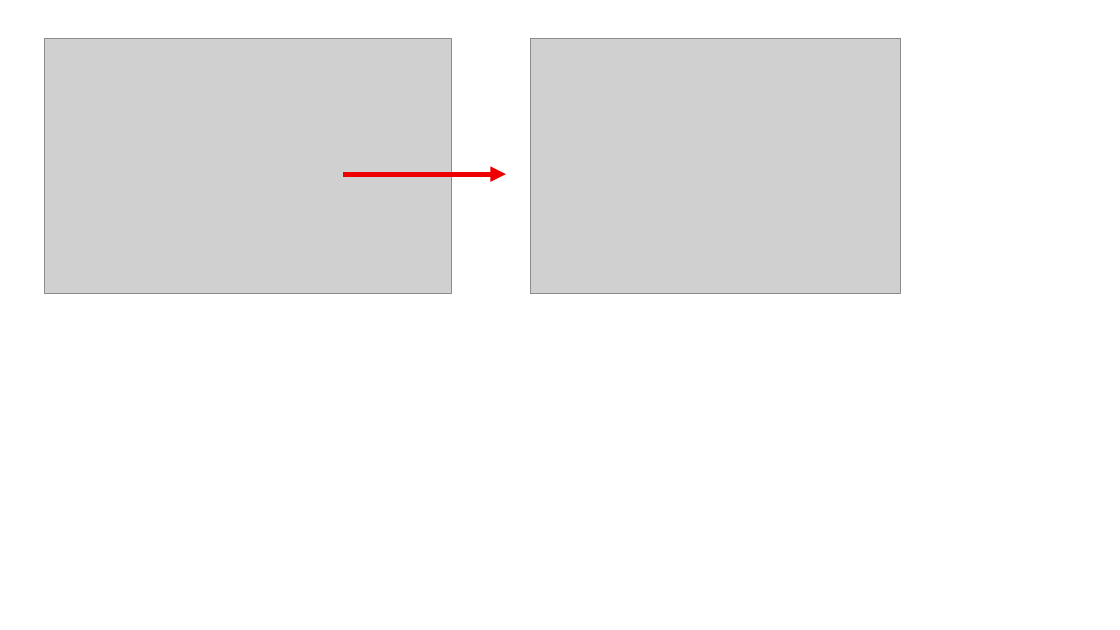
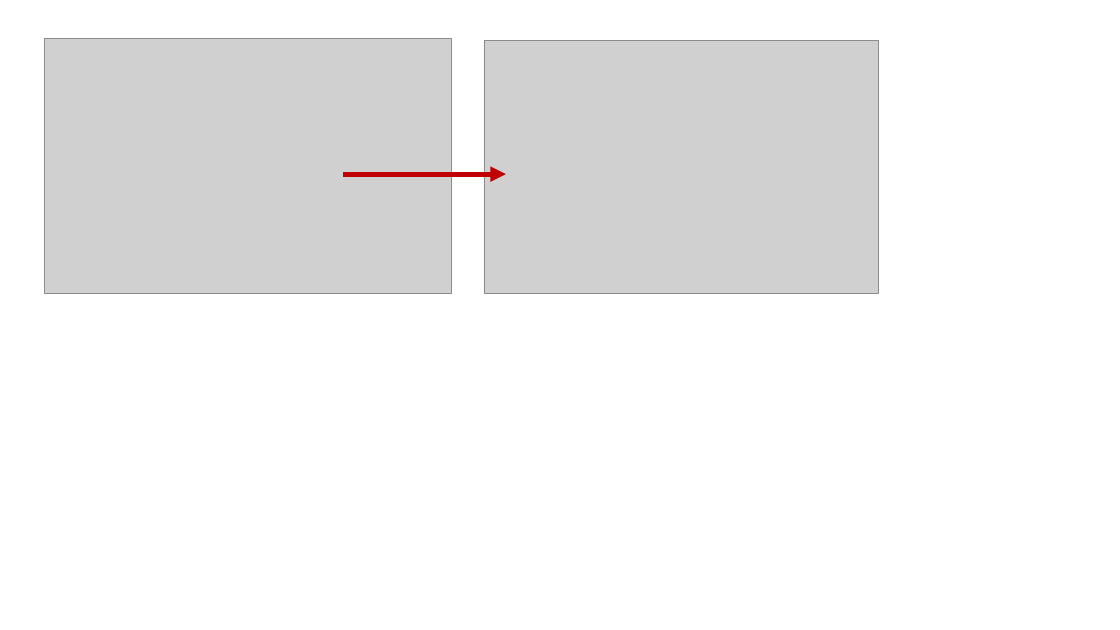
Before and after one commit to FabricDevCamp/fabric-cicd-whitepaper, a slide deck: slide 68 of pptx/Part 1 - Overview of Fabric CICD.pptx (slide 64 before the commit). Drawn at 1120x630 pixels with LibreOffice and Linux fonts; fonts in the diff are those of the drawing; grey boxes stand for pictures. Boxes give left, top, right and bottom in pixels: in the first picture for what was removed or moved away, otherwise in the second. Text is boxed around its words. In the diff, an @@ line names an element or a change of style, - is before the commit and + after.

```diff
--- a/pptx/Part 1 - Overview of Fabric CICD.pptx
+++ b/pptx/Part 1 - Overview of Fabric CICD.pptx
@@ picture: place and size @@
-picture at (530,39,901,294)
+picture at (484,41,879,294)
@@ arrow (343, 174) - (506, 174): stroke #EE0000 4.5 pt to #C00000 4.5 pt @@
```
Also in this commit, not shown: 8 slides added, 4 other files.
